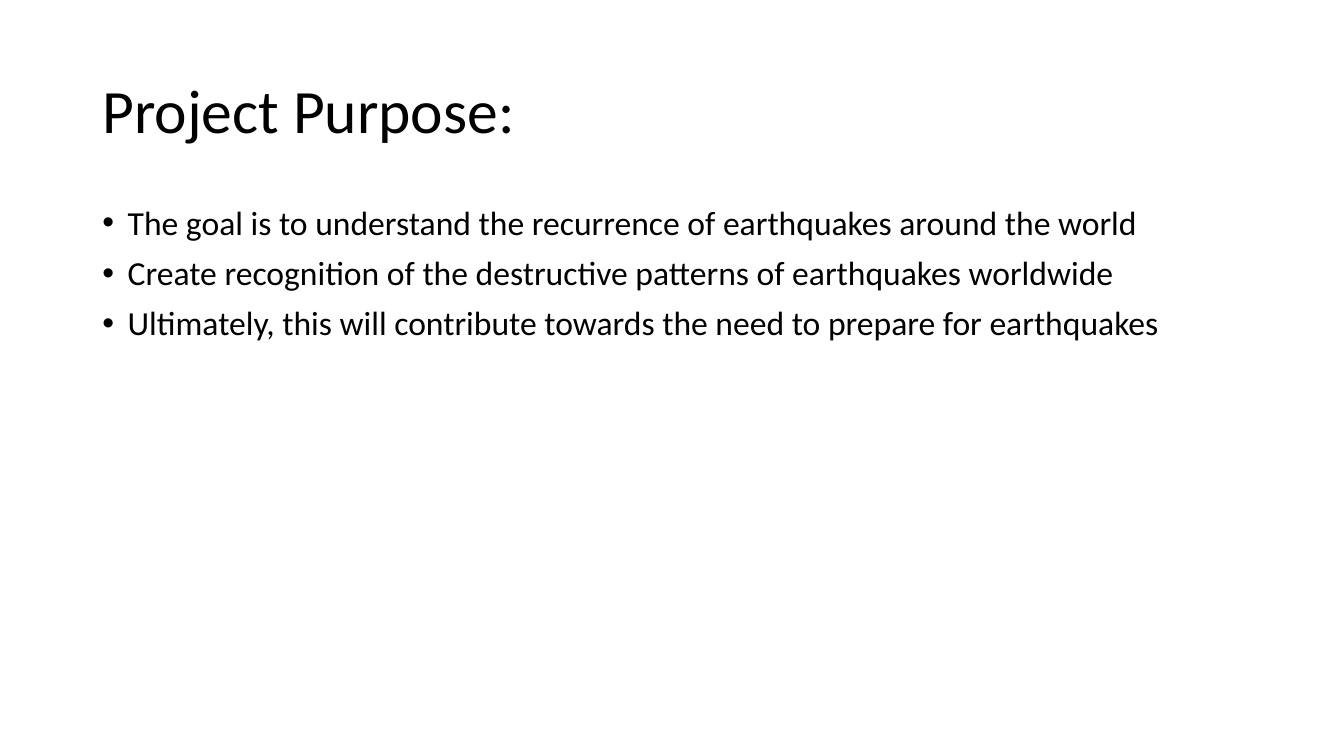
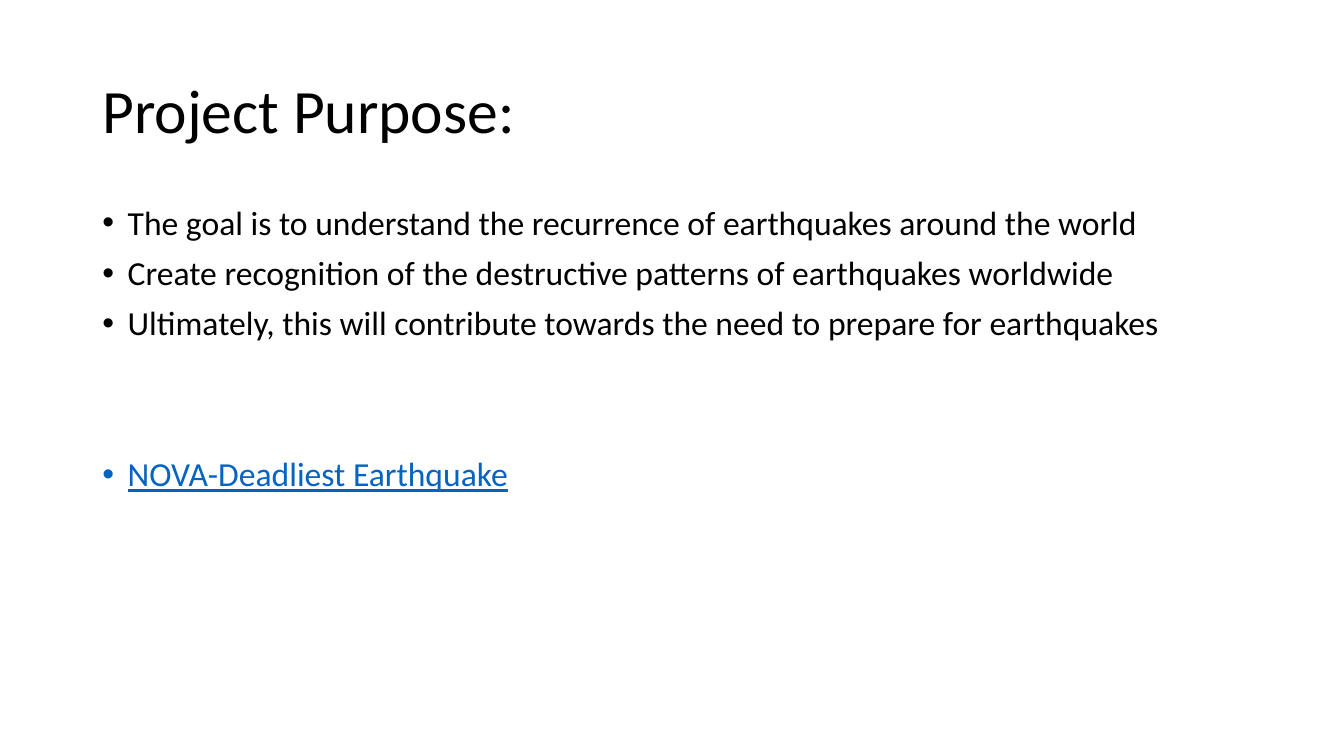
Before and after one commit to sanjive/Earthquake-Visualization, a slide deck: slide 2 of Presentation/Earthquake-Visualization.pptx. Drawn at 1344x756 pixels with LibreOffice and Linux fonts; fonts in the diff are those of the drawing. Boxes give left, top, right and bottom in pixels: in the first picture for what was removed or moved away, otherwise in the second. Text is boxed around its words. In the diff, an @@ line names an element or a change of style, - is before the commit and + after.

Commit message:
Updated Presentation

```diff
--- a/Presentation/Earthquake-Visualization.pptx
+++ b/Presentation/Earthquake-Visualization.pptx
@@ text at (x1=128, y1=462, x2=508, y2=492): paragraph added @@
+• NOVA-Deadliest Earthquake
```
Also in this commit, not shown: 1 other slide changed, 2 slides added.
